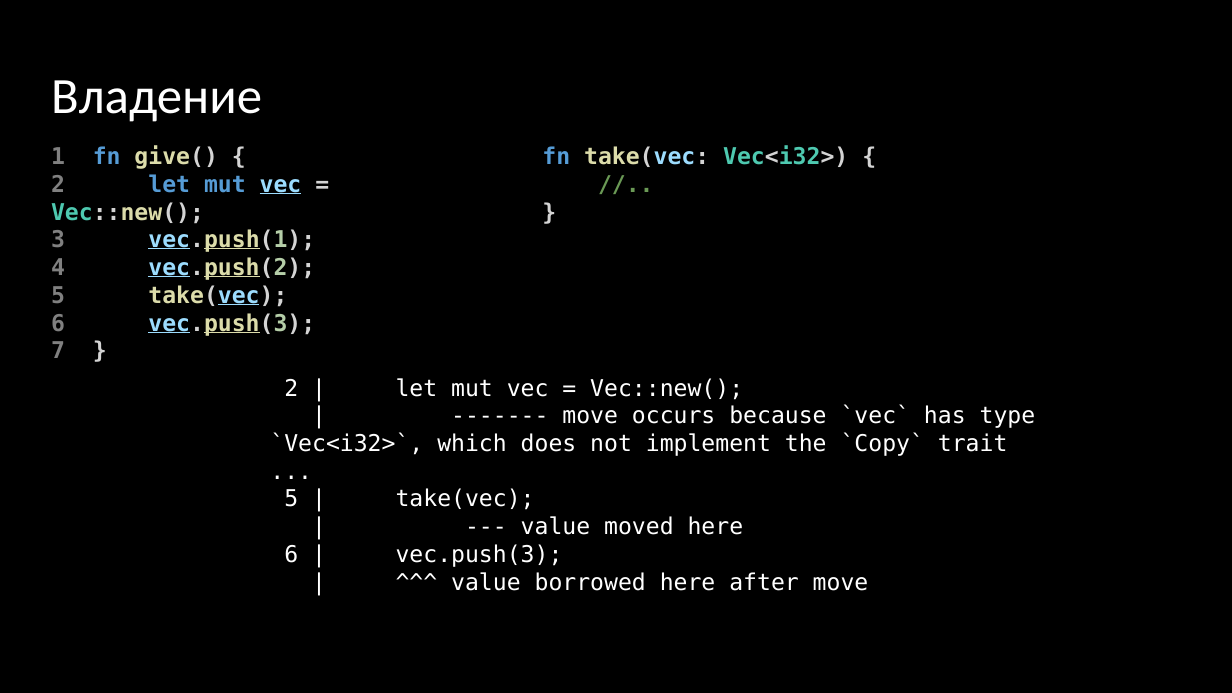
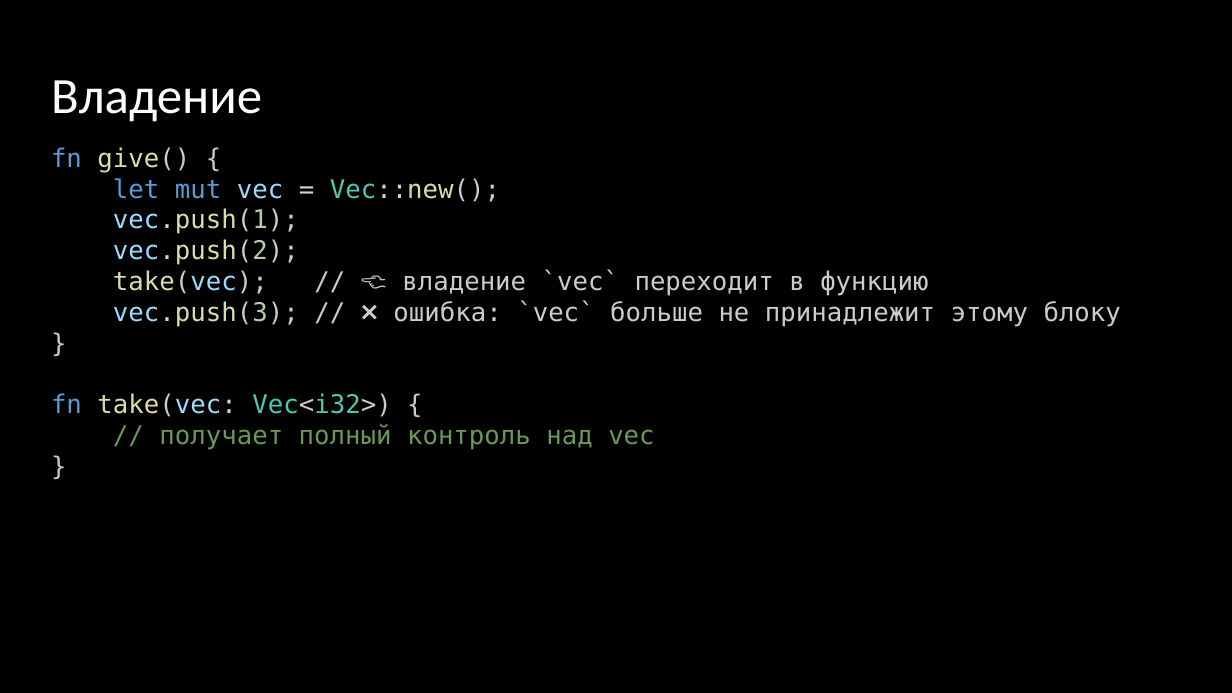
Before and after one commit to Gordon01/learn-rust, a slide deck: slide 45 of keynotes/Rust 2024.pptx (slide 22 before the commit). Drawn at 1232x693 pixels with LibreOffice and Linux fonts; fonts in the diff are those of the drawing. Boxes give left, top, right and bottom in pixels: in the first picture for what was removed or moved away, otherwise in the second. Text is boxed around its words. In the diff, an @@ line names an element or a change of style, - is before the commit and + after.

```diff
--- a/keynotes/Rust 2024.pptx
+++ b/keynotes/Rust 2024.pptx
@@ text at (51, 147, 1121, 450): text changed; size 18 to 20 pt; text colour #D4D4D4 to #CCCCCC; bold off @@
-1 fn give() {
-2 let mut vec = Vec::new();
-3 vec.push(1);
-4 vec.push(2);
-5 take(vec);
-6 vec.push(3);
-7 }
+fn give() {
+let mut vec = Vec::new();
+vec.push(1);
+vec.push(2);
+take(vec); // 👈 владение `vec` переходит в функцию
+vec.push(3); // ❌ ошибка: `vec` больше не принадлежит этому блоку
+}
+fn take(vec: Vec<i32>) {
+// получает полный контроль над vec
+}
@@ text removed at (542, 145, 848, 167) @@
-fn take(vec: Vec<i32>) {
-//..
-}
@@ text removed at (270, 378, 1036, 591) @@
-2 | let mut vec = Vec::new();
-| ------- move occurs because `vec` has type `Vec<i32>`, which does not implement the `Copy` trait
-...
-5 | take(vec);
-| --- value moved here
-6 | vec.push(3);
-| ^^^ value borrowed here after move
```
Also in this commit, not shown: 2 other slides changed, 11 slides added, 2 slides removed, 3 other files.
